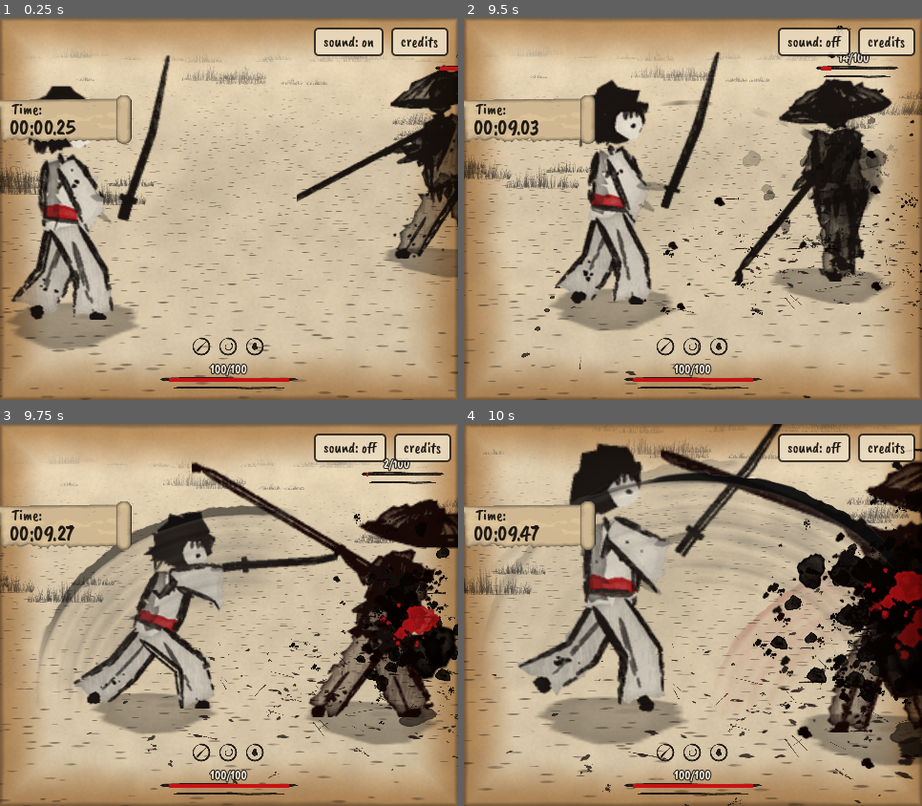
Above: before the commit, frames 1-4 (two rows, left to right).
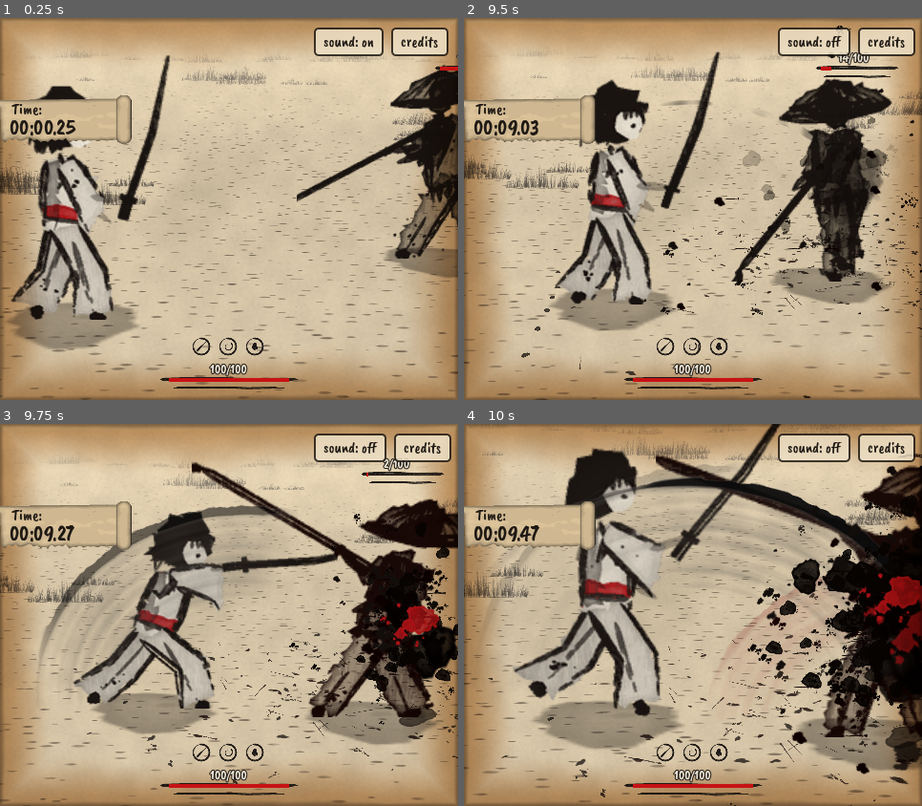
Above: after the commit, the same moments.

Repository: aeiouvcode/issen
Game: Godot game, scene res://main.tscn
Two runs of this game, one before a commit and one after it. Both use one fixed random seed, a clock stepped at 60 frames per second and the inputs below.
Inputs (mouse positions are in pixels of both pictures, inside the frame that each line leads up to):
- Up to frame 1 (0.25 s): no input
- Up to frame 2 (9.5 s): tap Enter at 0.5, 2.1 s; move the mouse to (793, 189) at 0.52 s; hold D (right) 0.53-1.25 s; hold J (attack) 0.53-1.25 s; click (793, 189) at 0.67 s; tap Space at 0.77, 3.77, 6.77 s; drag from (601, 228) to (670, 285) at 1.27 s; move the mouse to (738, 124) at 2.02 s; hold D (right) 2.03-2.75 s; drag from (670, 285) to (555, 151) at 2.77 s; move the mouse to (830, 266) at 3.52 s; hold A (left) 3.53-4.25 s; tap M at 3.6 s; drag from (555, 151) to (624, 113) at 4.27 s; move the mouse to (715, 209) at 5.02 s; hold S (down) 5.03-5.75 s; hold K (dodge) 5.03-5.75 s; click (715, 209) at 5.17 s; drag from (624, 113) to (601, 228) at 5.77 s; move the mouse to (793, 189) at 6.52 s; hold W (up) 6.53-7.25 s; tap Shift at 6.6 s; drag from (601, 228) to (670, 285) at 7.27 s; move the mouse to (738, 124) at 8.02 s; hold S (down) 8.03-8.75 s; hold J (attack) 8.03-8.75 s; drag from (670, 285) to (555, 151) at 8.77 s
- Up to frame 3 (9.75 s): move the mouse to (366, 672) at 9.52 s; hold W (up) from 9.53 s (still down); tap Enter at 9.6 s; click (366, 672) at 9.67 s
- Up to frame 4 (10 s): keep holding W (up); tap Space at 9.77 s

Frames 1-3 are identical in both runs. In frame 4, 24% of the frame differs, in the area x 0-100%, y 0-100%.

Commit message:
Godot take C20 blade feel: far half of the kill trail lands as dragged ink streaks pointing along the cut

Diff:
--- a/godot/scripts/fx.gd
+++ b/godot/scripts/fx.gd
@@ -144,14 +144,14 @@
 	s.global_position = pos + Vector3(0, 0, -0.05)
 	items.append({"node": s, "kind": "ghost", "t": 0.0, "dur": 0.4})
 
-func stain(pos: Vector3, size: float, tex: Texture2D = null, col := Color(1, 1, 1, 0.8)) -> void:
+func stain(pos: Vector3, size: float, tex: Texture2D = null, col := Color(1, 1, 1, 0.8), rot := INF) -> Sprite3D:
 	var s := Sprite3D.new()
 	s.texture = tex if tex else blots[randi() % 6]
 	s.axis = Vector3.AXIS_Y
 	s.pixel_size = size
 	s.shaded = false
 	s.modulate = col
-	s.rotation.y = randf() * TAU
+	s.rotation.y = randf() * TAU if rot == INF else rot
 	s.scale = Vector3(1.0, 1.0, 0.6)
 	add_child(s)
 	s.global_position = Vector3(pos.x, 0.015 + randf() * 0.01, pos.z)
@@ -159,6 +159,7 @@
 	if stains.size() > MAX_STAINS:
 		var old = stains.pop_front()
 		old["node"].queue_free()
+	return s
 
 func footprint(pos: Vector3) -> void:
 	stain(pos, randf_range(0.003, 0.0045), dab_tex, Color(1, 1, 1, 0.85))
@@ -204,7 +205,9 @@
 				n.global_position += vf * delta
 				if n.global_position.y <= 0.02:
 					var sf: Sprite3D = n
-					stain(n.global_position, it["sz"], sf.texture, Color(1, 1, 1, it["a"]))
+					var st_ := stain(n.global_position, it["sz"], sf.texture, Color(1, 1, 1, it["a"]), it["rot"])
+					if it["rot"] != INF:
+						st_.scale = Vector3(1.0, 1.0, 0.45)
 					n.queue_free(); continue
 			"cue":
 				var fc = it["f"]
@@ -273,7 +276,9 @@
 		var k := float(i + 1) / n
 		var at := pos + Vector3(d * (1.0 + k * 2.6 * power) + randfn(0.0, 0.15), 0, 0.35 + k * 0.4 + randfn(0.0, 0.18))
 		var sz := lerpf(0.011, 0.0035, k) * randf_range(0.8, 1.2) * power
-		var sp := _billboard(blots[randi() % 6], sz * 0.6)
+		# C20: the far end of the trail lands as dragged streaks pointing along the cut
+		var streak := k > 0.55
+		var sp := _billboard(drips[randi() % 3] if streak else blots[randi() % 6], sz * (0.9 if streak else 0.6))
 		sp.modulate = Color(1, 1, 1, 0.9)
 		add_child(sp)
 		var t := 0.12 + k * 0.28
@@ -281,7 +286,7 @@
 		sp.global_position = pos + Vector3(d * 0.2, h0, 0.2)
 		var v := (at - sp.global_position) / t
 		v.y = (0.02 - h0 + 8.0 * t * t) / t
-		items.append({"node": sp, "kind": "fling", "t": 0.0, "vel": v, "sz": sz, "a": lerpf(0.9, 0.6, k)})
+		items.append({"node": sp, "kind": "fling", "t": 0.0, "vel": v, "sz": sz * (1.7 if streak else 1.0), "a": lerpf(0.9, 0.6, k), "rot": (0.0 if d > 0.0 else PI) + randfn(0.0, 0.12) if streak else INF})
 
 var glint_tex: Texture2D
 
